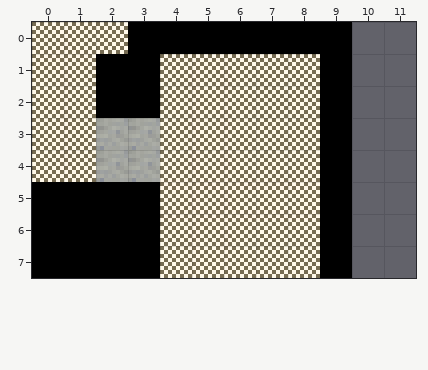
Level history. Tiled map: media/l0.tmx. The first picture shows the starting point.
Cells are 8x8 px. Shown: x 0..11, y 0..7. The old version is drawn lined up with the new one.
The same view after the edit:
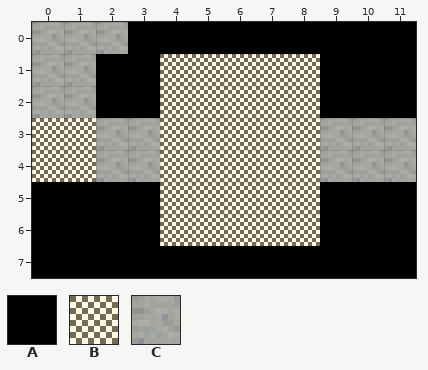
Key: from "tex": A 0, B 1, C 2.
_ is an empty cell, . an unchanged one.
Diff:
map size 10x8 -> 12x8 cells
--- layer "Tile Layer 1"
@@ x 0..11 @@
-0 BBB.......__
-1 BB........__
-2 BB........__
-3 .........A__
-4 .........A__
-5 ..........__
-6 ..........__
-7 ....BBBBB.__
+0 CCC.......AA
+1 CC........AA
+2 CC........AA
+3 .........CCC
+4 .........CCC
+5 ..........AA
+6 ..........AA
+7 ....AAAAA.AA
